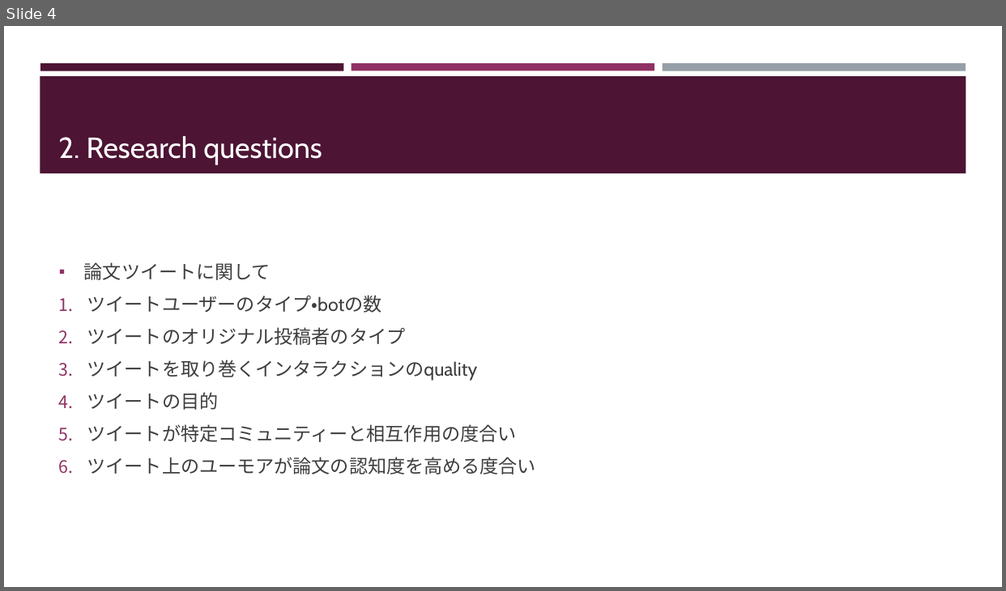
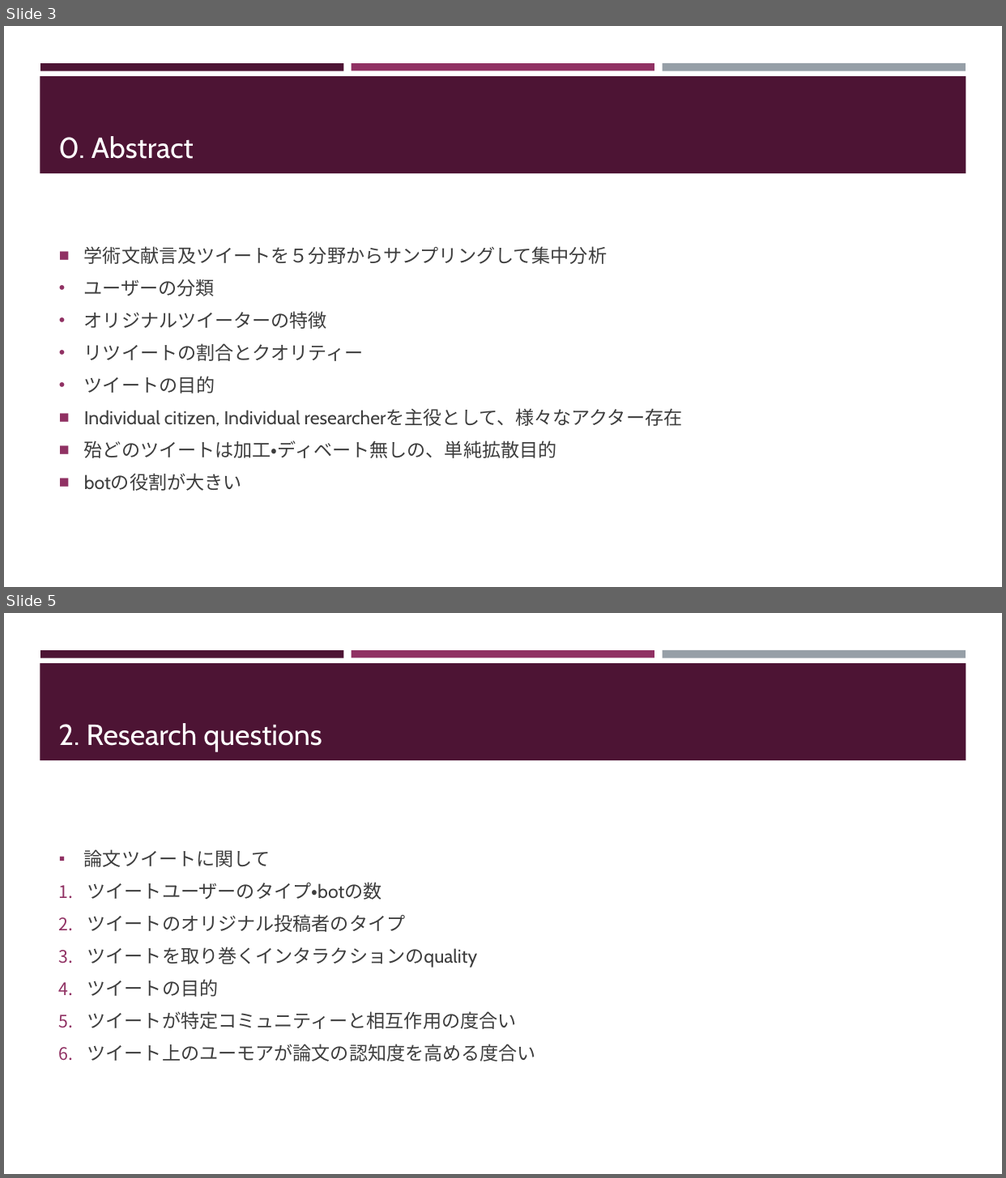
Before and after one commit to Hweemyoung/mastersdegree, a slide deck: altmetrics/presen/paper_review_2/paper_review_2.pptx. Shown one above the other, each under a label of ours: slide 4 before the commit, slides 3 and 5 after it; the slides between them are not shown. The pictures are 1006x591 and 1006x1178 pixels, drawn with LibreOffice and Linux fonts; fonts in the diff are those of the drawing. Boxes give left, top, right and bottom in pixels: in the first picture for what was removed or moved away, otherwise in the second. Text is boxed around its words. In the diff, an @@ line names an element or a change of style, - is before the commit and + after.

```diff
--- a/altmetrics/presen/paper_review_2/paper_review_2.pptx
+++ b/altmetrics/presen/paper_review_2/paper_review_2.pptx
@@ slide 3 added at (4, 26, 1002, 587), background #FFFFFF; not listed: 4 template elements that a slide beside it also shows @@
@@ text added at (58, 136, 194, 159), 28 pt, text #FFFFFF @@
+0. Abstract
@@ text added at (84, 246, 683, 491), 18 pt, text #3D3D3D @@
+■ 学術文献言及ツイートを５分野からサンプリングして集中分析
+• ユーザーの分類
+• オリジナルツイーターの特徴
+• リツイートの割合とクオリティー
+• ツイートの目的
+■ Individual citizen, Individual researcherを主役として、様々なアクター存在
+■ 殆どのツイートは加工・ディベート無しの、単純拡散目的
+■ botの役割が大きい
@@ what was slide 4 is now slide 5 @@
```
Also in this commit, not shown: 7 slides changed, 3 other files.
